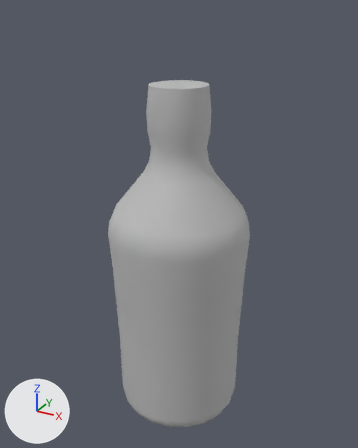
The FBX model Assets/4_Art/02_Meshes/Bottle_inside.fbx: old version first, new version second.
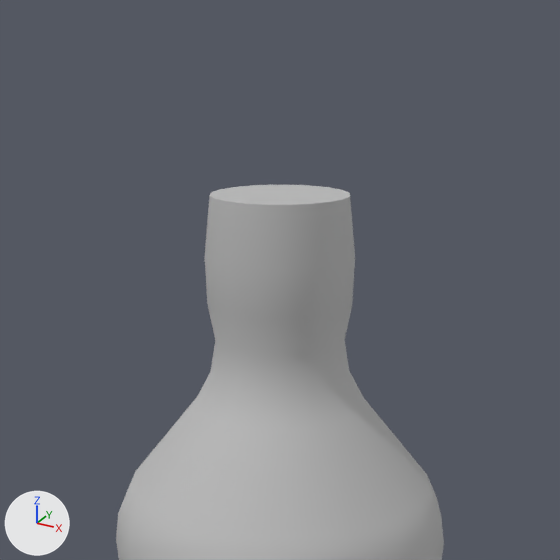
There are two pictures of each version: one whole from a camera (50 mm lens) standing at (0.355, -0.645, 0.497) and looking at (-0.004, 0.006, 0.171), one close up on the part from 16% to 84% of the width and 0% to 54% of the height. The axes (+X, +Y, +Z) are drawn at lower left. The lights are the same throughout. Where no turn or scale is listed for an object, it has been applied to the vertices.

Names of what the first close-up shows: 'bottle_inside'.
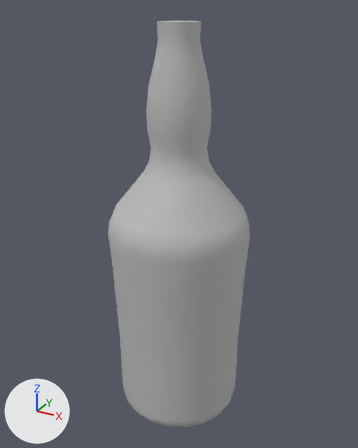
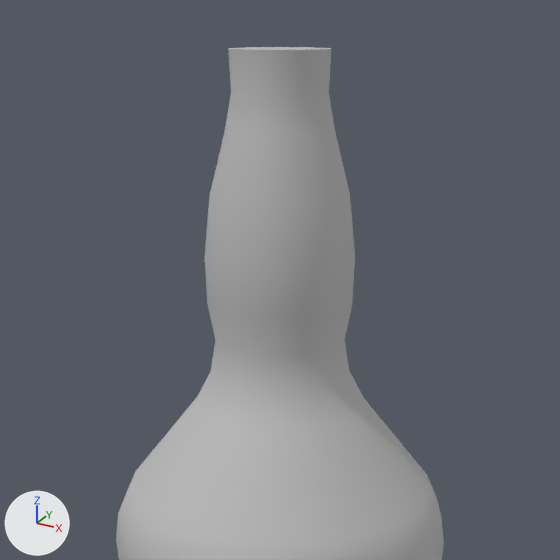
Commit message: bottle fix

Pixel boxes [x1, y1, x2, y2] of what changed, in the close-ups (560 x 560 px):
'bottle_inside', reshaped: before [116, 185, 444, 560]; after [116, 47, 444, 560]
part 1 of me_mesh, built on: before [210, 185, 350, 205]; after [210, 47, 350, 205]

What changed in the scene script:
```text
Change me_mesh:
    used by ob_bottle_inside; location = (0.0, 0.0, 0.0)
    remove me_mesh.from_pydata(...)  # 348 vertices, 356 faces; spans x -0.115..0.115, y -0.115..0.115, z -0.169..0.394
    add me_mesh.from_pydata(...)  # 401 vertices, 418 faces; spans x -0.115..0.115, y -0.115..0.115, z -0.169..0.478
    me_mesh part 1
    7 vertices are removed from x 0.0, y -0.036..0.036, z 0.394
    16 faces are deleted
    60 vertices are added at x -0.034..0.034, y -0.034..0.034, z 0.431..0.478
    78 new faces join them
```
